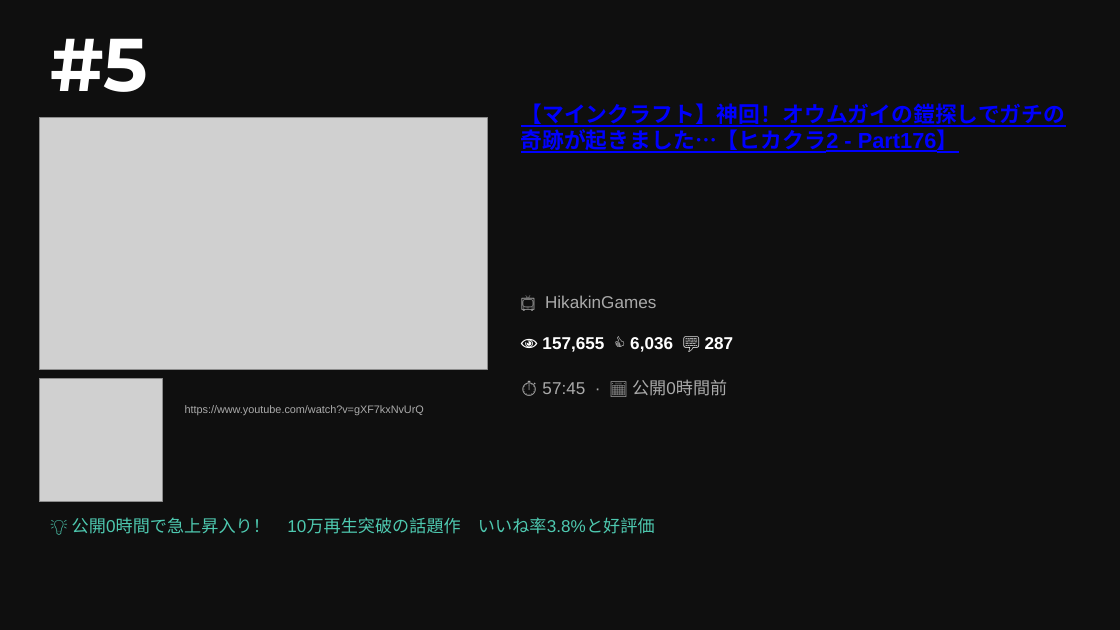
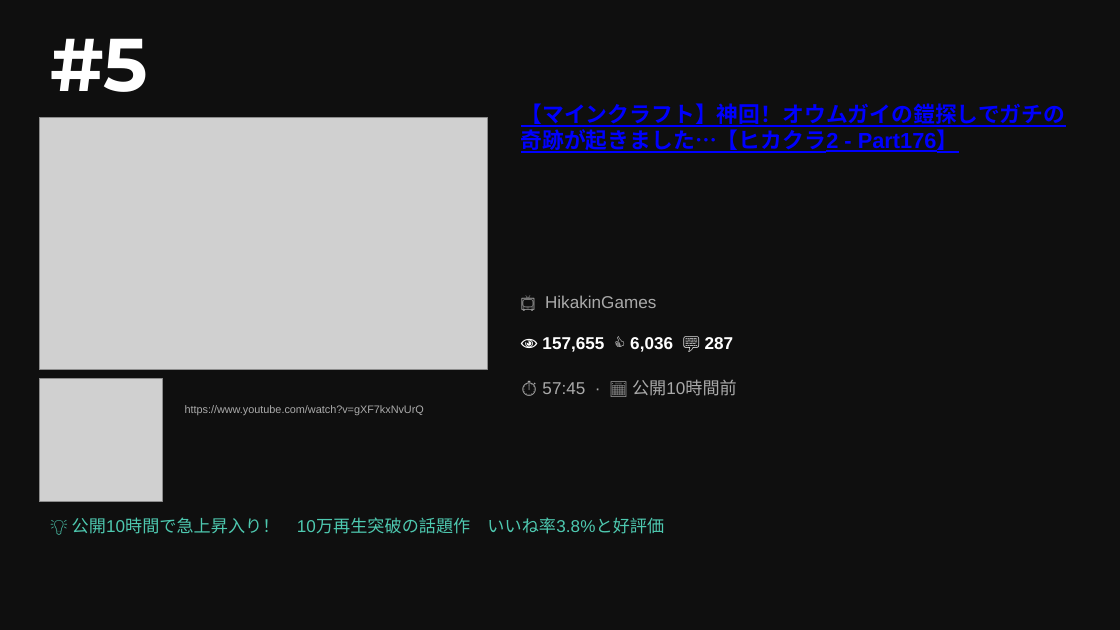
Before and after one commit to asaneasaburo0910-hub/youtube-crawler, a slide deck: slide 7 of youtube_ranking_20260517.pptx. Drawn at 1120x630 pixels with LibreOffice and Linux fonts; fonts in the diff are those of the drawing; grey boxes stand for pictures. Boxes give left, top, right and bottom in pixels: in the first picture for what was removed or moved away, otherwise in the second. Text is boxed around its words. In the diff, an @@ line names an element or a change of style, - is before the commit and + after.

```diff
--- a/youtube_ranking_20260517.pptx
+++ b/youtube_ranking_20260517.pptx
@@ text at (542,379,737,396): text changed @@
-⏱ 57:45 · 📅 公開0時間前
+⏱ 57:45 · 📅 公開10時間前
@@ text at (72,517,664,534): text changed @@
-💡 公開0時間で急上昇入り！ 10万再生突破の話題作 いいね率3.8%と好評価
+💡 公開10時間で急上昇入り！ 10万再生突破の話題作 いいね率3.8%と好評価
```
Also in this commit, not shown: 9 other slides changed.
